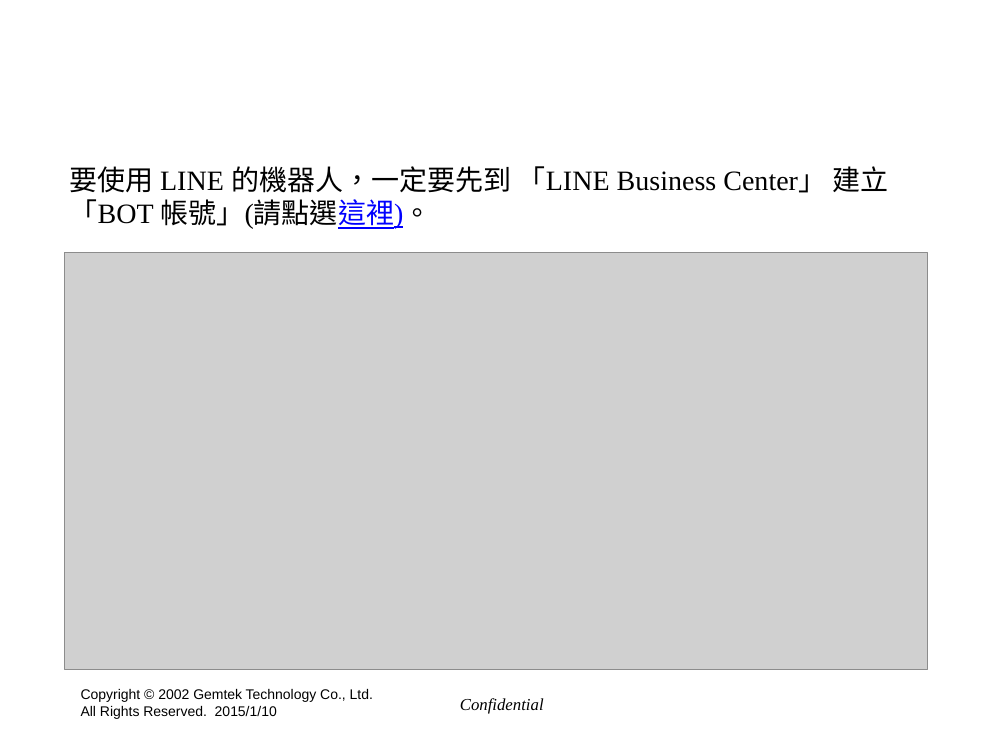
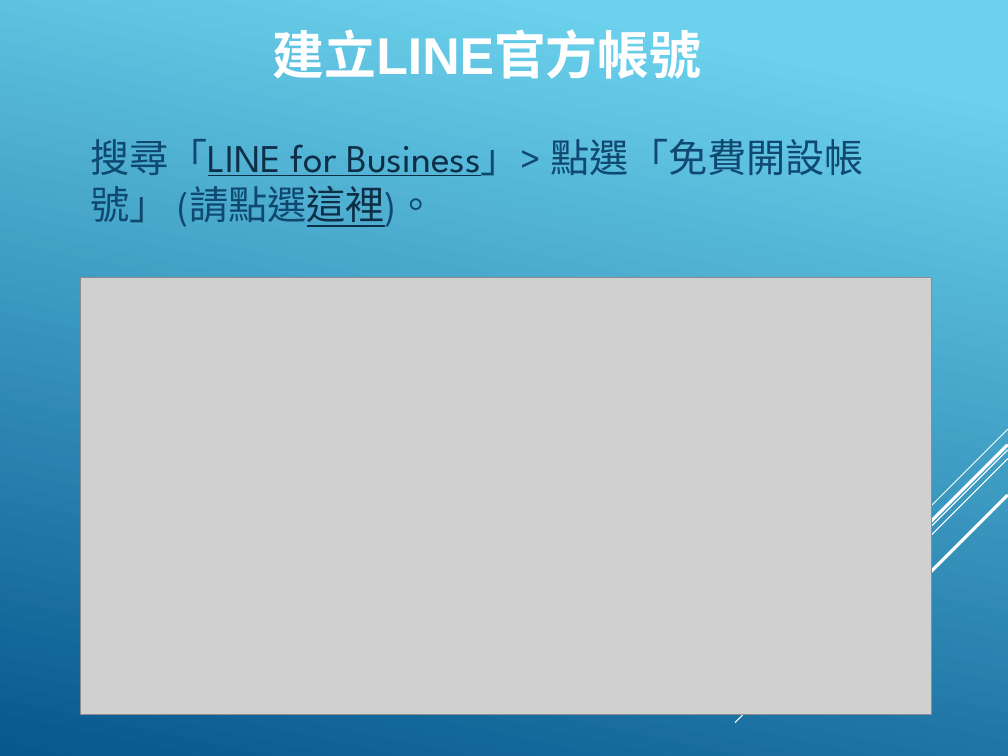
Before and after one commit to hyper570908/nodeDemo, a slide deck: slide 3 of doc/Line_BOT.pptx. Drawn at 1008x756 pixels with LibreOffice and Linux fonts; fonts in the diff are those of the drawing; grey boxes stand for pictures; background and template pictures are left out. Boxes give left, top, right and bottom in pixels: in the first picture for what was removed or moved away, otherwise in the second. Text is boxed around its words. In the diff, an @@ line names an element or a change of style, - is before the commit and + after.

Commit message:
[0.0.17] Update line bot ppt

```diff
--- a/doc/Line_BOT.pptx
+++ b/doc/Line_BOT.pptx
@@ background picture (left out) to gradient #6ED2EB to #06588E @@
@@ text at (273,29,701,79): text changed; bold on @@
-申請 Line Bot 帳號
+建立LINE官方帳號
@@ text at (90,139,864,227): text changed; size 20 to 28 pt; font Times New Roman to League Spartan; text colour #000000 to #0F496F @@
-要使用 LINE 的機器人，一定要先到 「LINE Business Center」 建立 「BOT 帳號」(請點選這裡)。
+搜尋「LINE for Business」> 點選「免費開設帳號」 (請點選這裡)。
@@ picture: place and size @@
-picture at (65,253,927,669)
+picture at (81,278,932,715)
@@ group added at (736,429,1008,723): 5 lines @@
@@ text removed at (81,689,373,719) @@
-Copyright © 2002 Gemtek Technology Co., Ltd.
-All Rights Reserved. 2015/1/10
@@ text removed at (460,698,544,714) @@
-Confidential
```
Also in this commit, not shown: 16 other slides changed, 12 slides added, 1 slide removed.
